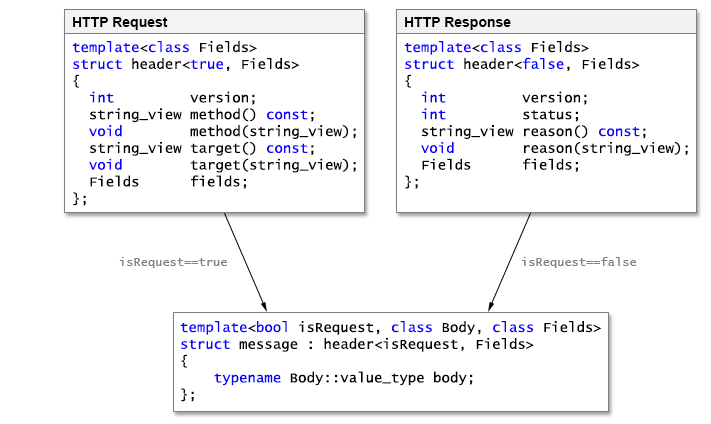
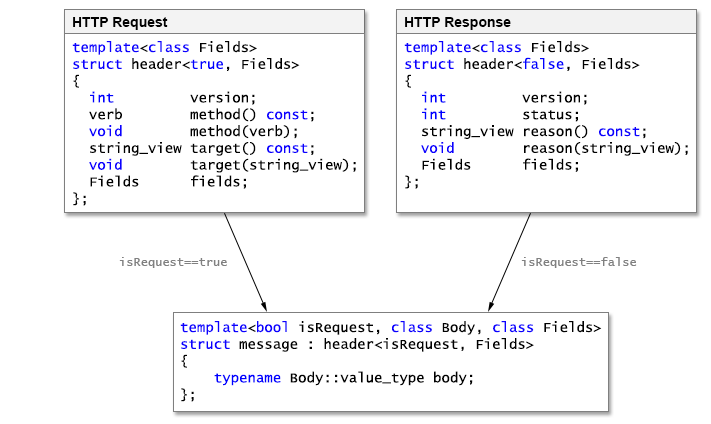
Revision of a layered 711 × 424 image; what changed, layer by layer:
painted on "declaration" (1st of 2, in "header<true>") over left=89, top=108, right=356, bottom=139
